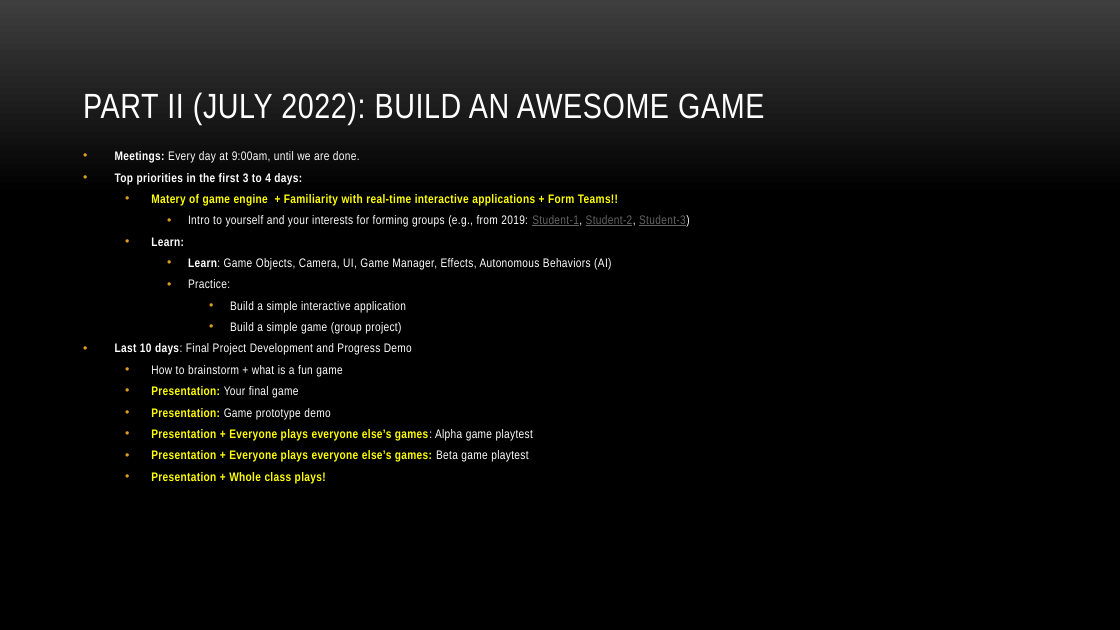
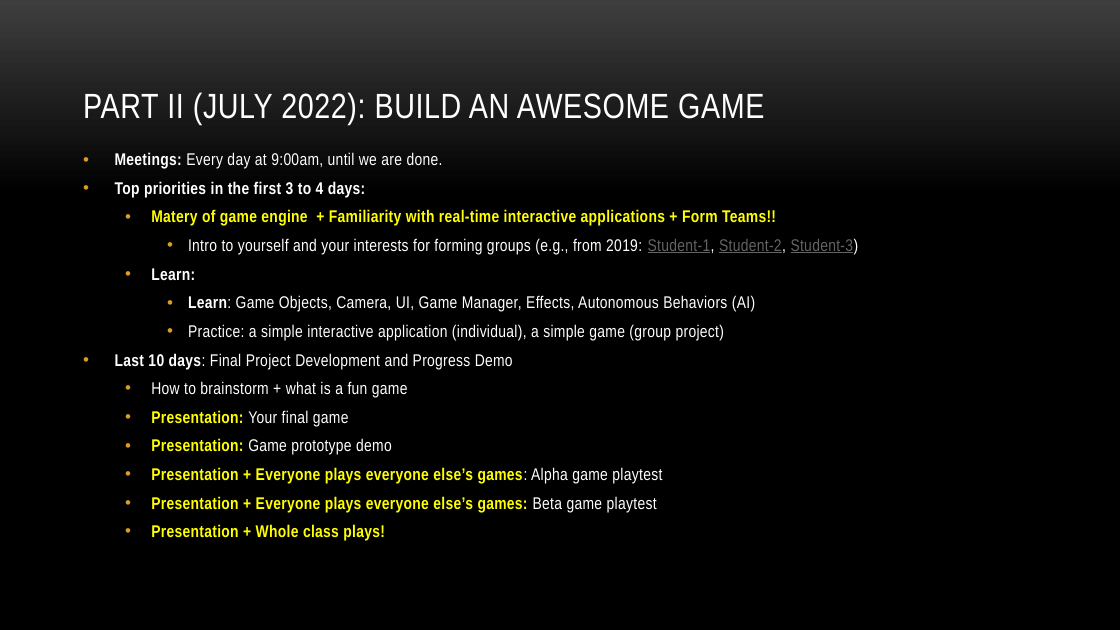
Before and after one commit to myuwbclasses/IntroGameDevelopment, a slide deck: slide 15 of PPT/Intro.pptx. Drawn at 1120x630 pixels with LibreOffice and Linux fonts; fonts in the diff are those of the drawing; background and template pictures are left out. Boxes give left, top, right and bottom in pixels: in the first picture for what was removed or moved away, otherwise in the second. Text is boxed around its words. In the diff, an @@ line names an element or a change of style, - is before the commit and + after.

```diff
--- a/PPT/Intro.pptx
+++ b/PPT/Intro.pptx
@@ text at <box>115,152,859,541</box>: size 10.6 to 14.4 pt in "Meetings: Every day at 9:00am, until we ...", "Top priorities in the first 3 to ...", "Matery of game engine + Familiarity with ...", "Intro to yourself and your interests for ..." and 9 more places; line spacing 0.8 to 0.9 @@
@@ text at <box>188,324,724,341</box>: text changed; size 10.6 to 14.4 pt @@
-    • Practice:
-      • Build a simple interactive application
-      • Build a simple game (group project)
+    • Practice: a simple interactive application (individual), a simple game (group project)
```
Also in this commit, not shown: 2 other slides changed, 2 other files.
